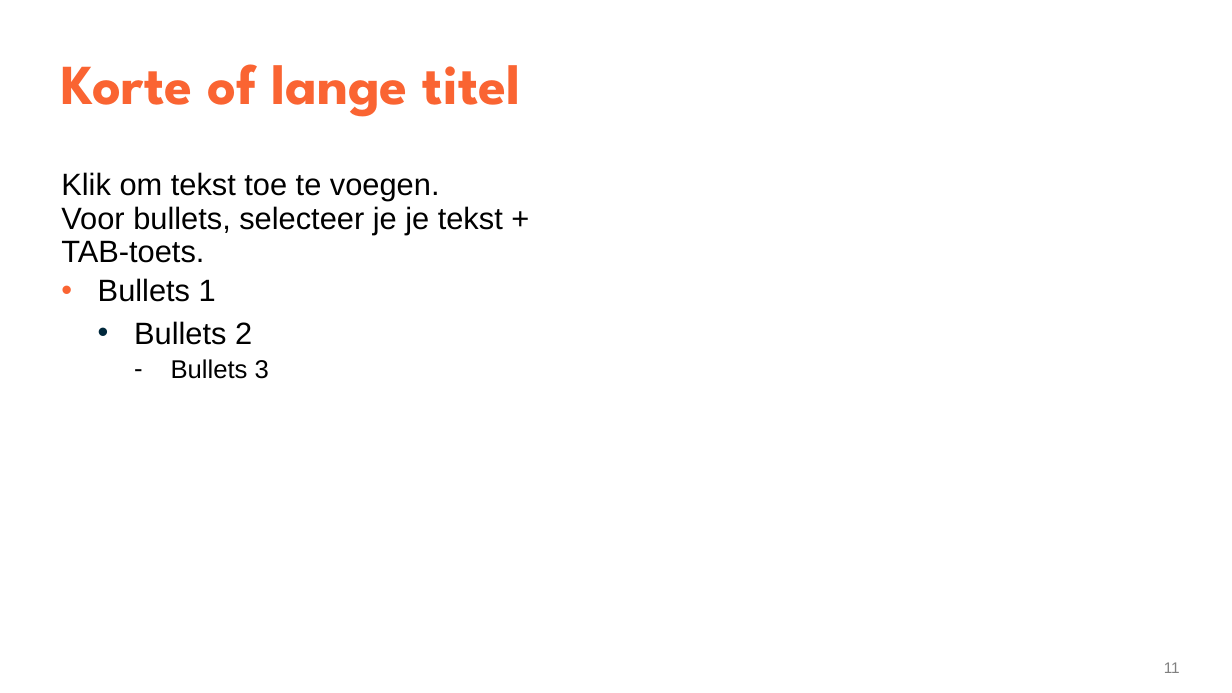
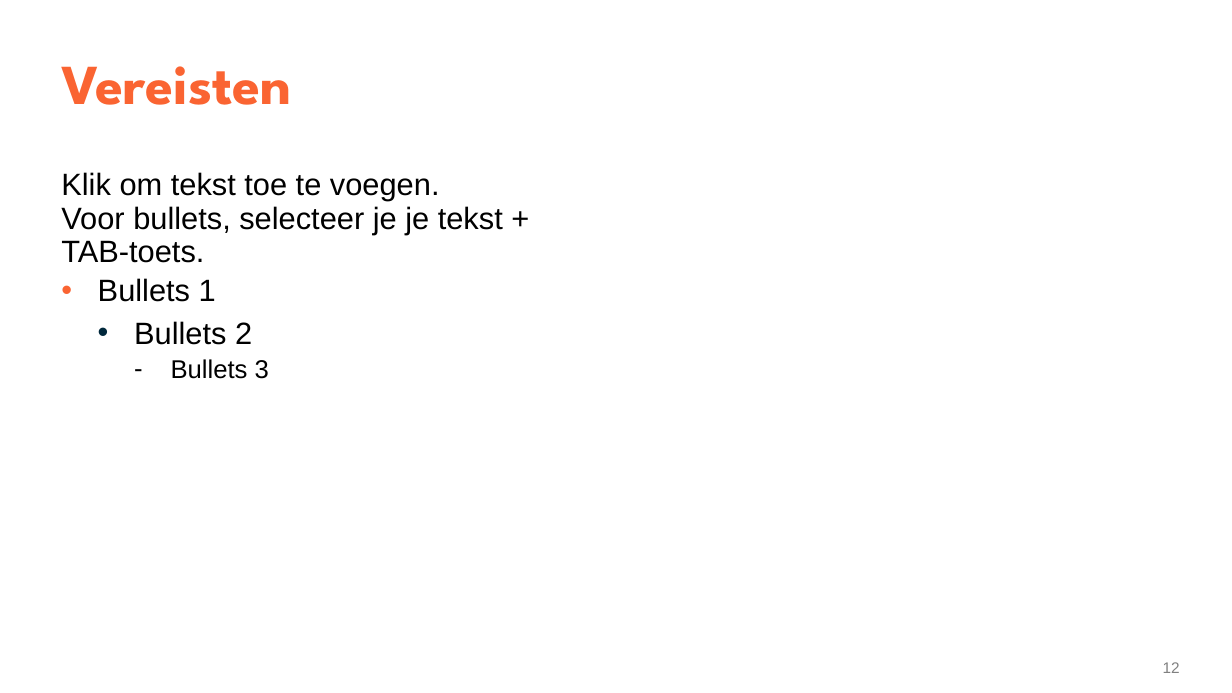
Before and after one commit to YenteLens/ylbachelorproef, a slide deck: slide 12 of Presentatie/eindpresentatie.pptx (slide 11 before the commit). Drawn at 1232x693 pixels with LibreOffice and Linux fonts; fonts in the diff are those of the drawing. Boxes give left, top, right and bottom in pixels: in the first picture for what was removed or moved away, otherwise in the second. Text is boxed around its words. In the diff, an @@ line names an element or a change of style, - is before the commit and + after.

```diff
--- a/Presentatie/eindpresentatie.pptx
+++ b/Presentatie/eindpresentatie.pptx
@@ title at (x1=61, y1=66, x2=291, y2=105): text changed @@
-Korte of lange titel
+Vereisten
@@ page number at (x1=1163, y1=662, x2=1180, y2=673): text changed @@
-11
+12
```
Also in this commit, not shown: 5 other slides changed, 3 slides added.
